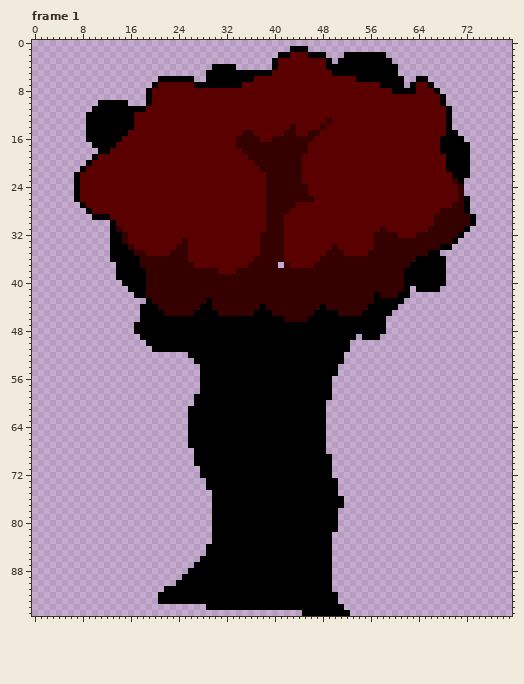
Edited in one commit: pixel-art file (Art/Hell/Events/Tree.aseprite). The first picture shows the starting point.
80x96 pixels, 1 frame. Shown: frame 1. The commit also changed other frames, which this record leaves out.
After the commit:
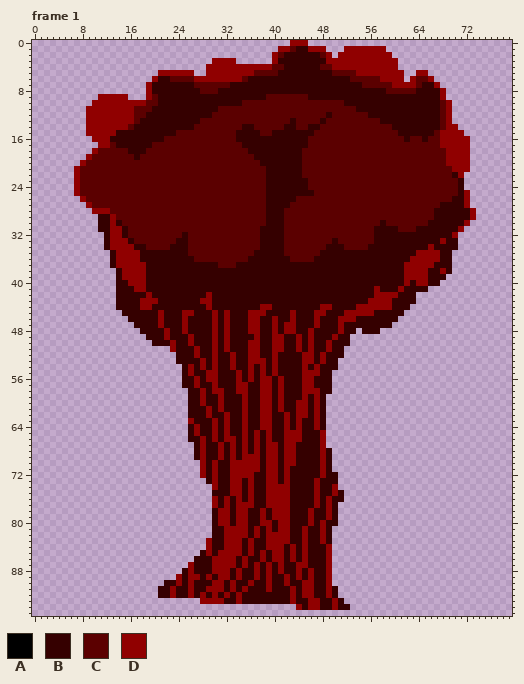
Palette (. is transparent): A #000000  B #350000  C #5b0000  D #900000
Difference:
Changed rows in their new state; - is an unchanged pixel.
Frame 1:
first column x 7:
 0 ------------------------------------DDD----------------------------
 1 ----------------------------------DDCBBDDD---DDDDDDD---------------
 2 ---------------------------------DCBBBBBBCD-DDDDDDDDD--------------
 3 -----------------------DDDD------DBBBBBBBBDDDDDDDDDDDD-------------
 4 ----------------------DDDDDDDDDDDC-BBBBBB-CDDDDDDDDDDD-------------
 5 --------------DDDDDD--DDDDDDDDCCC-BBBBBBBBBCCCCDDDDDDDD--DD--------
 6 -------------DBBCCCCDDDDDDDDCBBBBBBBBBBBBBBBBB-CCCCDDDD-DCCD-------
 7 ------------DBBBBBBBCCCCCCBBBBBBBBBBBBBBBBBBBBBB---CCDDDD-BBD------
 8 ------------DBBBBBBBB---BBBBBBBBBBBBBBBBBBBBBBBBBBBB-CCCCBBBBD-----
 9 ----DDDDD---D-BBBBBBBBBBBBBBBBBB-------BBBBBBBBBBBBBBBBBBBBBBD-----
10 ---DDDDDDDDDC-BBBBBBBBBBBBBB-----------------BBBBBBBBBBBBBBBBCD----
11 --DDDDDDDDCC-BBBBBBBBBBB-----------------------BBBBBBBBBBBBBB-D----
12 --DDDDDDDD--BBBBBBBBBBB-------------------B------BBBBBBBBBBBB-D----
13 --DDDDDDDD-BBBBBBBBBB---------------B----BC--------BBBBBBBBBB-D----
14 --DDDDDDDCBBBBBBBBBB--------BB-----B---BBC-----------BBBBBBBB-DD---
15 --DDDDDBBBBBBBBBB----------B--B--BB--BB-C-------------BBBBBB-DDDD--
16 --.DDDBBBBBBBBB----------------BB------C---------------B--B--DDDDD-
17 ---.DDCBBBBBB--------------C---------------------------------DDDDD-
18 ---DCC---BBB----------------C---------C----------------------CDDDD-
19 --DC------B------------------C--------------------------------DDDD-
20 -DC---------------------------C-------------------------------DDDD-
21 DC-----------------------------C------------------------------CDDD-
22 D--------------------------------------------------------------BD.-
23 D-------------------------------------B------------------------CB--
24 D------------------------------------------------------------------
25 D--------------------------------------B-------------------------D-
26 .D-----------------------------------CCC-----------------------B-D-
27 -.D---------------------------------C------------------------BB--D-
28 --.DDD-----------------------------C------------------------B----BD
29 ---.BBD-----------------------------------------------------------D
30 ----BBDB-------------------------------------------B-------B-----D.
31 ----BBDDB----------------------B------------------B-BB---BB-----D.-
32 -----BDD----------B-----------------------------------BBB------D.--
33 -----BDDDB-------B-------------------------B-----------------D-B---
34 -----BDDDDBB----B-------------------------B-B----B---------D-BBB---
35 ------BDDDD-BBBB--------------B----------B---BBBB--------DDDDBB----
36 ------BDDDD--------B---------B-----B----B---------------DDDDDBB----
37 ------BDDDDD--------BBBB---BB-----B-BBBB---------------DDDDDBBB----
38 -------BDDDD------------BBB----------------------------DDDDBBDB----
39 -------BDDDD-------------------------------------------DDDDBBB-----
40 -------BBDDD-------------------------------------------DBDDBB.-----
41 -------BBBDD--------------------------------------D---DBBBB..------
42 -------BBBBBD---------D---------------------------DDDDBBB----------
43 -------BBBBDDD-------DD--------------------------DDDDBBBB----------
44 -------BBBBDDB-------BD--------DD--------DD----DDDDDDBBB-----------
45 --------BBBBBBD---DDBBBD-D---DDDB---D---DDBB-DDDDDBBBBB------------
46 ---------BBBBBDBBBDBBBBDBDBBBDDBBDB-D--BDBBBDDDBBBBBBB-------------
47 ----------BBBBDBBBDBBBBDBDBBBDDBBDBDDBBBDBBBDBBBBBBBB--------------
48 ----------.BBBBDBBDBBBBDBDBBBDDBBDBDDBBDBBBBDBB.BBB.---------------
49 -----------.BBBDBBBDBBBDBDBBBBDBBDDBBDBDBBBDBB.-...----------------
50 ------------.BBBDBBDBBBDBDBBBDDBBDDBBDBDBBDBBB---------------------
51 -------------...DBBBDBBDBDBBBDDBBDDBBDBDBBDBB.---------------------
52 -----------------BBBDBBDBBDBBDDBBDBBBBDDBDBBB----------------------
53 -----------------BBBBDBDBBDBBDDDBDBBBBDDBDBB.----------------------
54 ------------------BDBDBDBBDBBDBDBDBBBBDBDBBB-----------------------
55 ------------------BDBBDDBBBDBDBDBDBBBBDDDBB.-----------------------
56 ------------------BBDBDDBBBDBDBDDBDBBBDDBBB------------------------
57 ------------------BBDBBDBBBDDBBDDBDBBBDDBBB------------------------
58 -------------------BBDBDDBBDDBBDDBDBBBDDDBB------------------------
59 -------------------BBDBBDBBBDBBDDBDBBBDBDB.------------------------
60 -------------------BBDBBDBBBDBBDDBDBBDDBDB-------------------------
61 -------------------BBBDBDBBBDBBDDBDBBDDBDB-------------------------
62 -------------------BBBDBBDBBDBBDDBBDBDDBDB-------------------------
63 -------------------DBBBDBDBBDBBDDBBDBDBBDB-------------------------
64 -------------------BDBBDBDBBDBBDDBBDBDBBDB-------------------------
65 -------------------BDBBDBDBBDBDBDBBDDDBBBD-------------------------
66 -------------------BBDBDBDDBDBDBDBBDDDBBBD-------------------------
67 -------------------.BDBBDBDBDBDBDDBDDBBBBD-------------------------
68 --------------------BDBBDBDBDBDBDDBDDBBBBDB------------------------
69 --------------------BDBBDBDBDDDBDDBDDBBBBDB------------------------
70 --------------------.DBDBBDDDDDBDDBDDBBBBDB------------------------
71 ---------------------DBDBBDDDDDBDDBDBBBBBDB------------------------
72 ---------------------DBDBBDDDDBBDDBDBBBBBDBB-----------------------
73 ----------------------BDBBDDBDBBDDBDBBBBDBBB-----------------------
74 ----------------------.DBBDDBDBBDDDDBBBBDBBD-----------------------
75 -----------------------BBBDDBDBBDDDDBBBBDBBDB----------------------
76 -----------------------DBDBDBDBBDDDDBBBBDBDBB----------------------
77 -----------------------DBDBDDDBBDDDDBBBBDBDB.----------------------
78 -----------------------BDDBDDBBDBDDDBBBDBBDB-----------------------
79 -----------------------BDDBDDBBDBDDDBBBDBBDB-----------------------
80 -----------------------BDDBDDBBDDBDDBBBDBDBB-----------------------
81 -----------------------BBDDDDBDBDBDDBBDBBDB.-----------------------
82 -----------------------BBDDDDBDBDDDDBBDBBDB------------------------
83 ----------------------DBBDDDBDBBDDDDBBDBBDB------------------------
84 ----------------------DBBDDDBDBBDDDBDBDBBBD------------------------
85 ---------------------BDBDDDDBDBDBDDBDBDBBBD------------------------
86 --------------------BBBDDDDBDBBDBDDBDBDBBBD------------------------
87 -------------------DBBBDDDDBDBDBDBDBBDDBBBD------------------------
88 ------------------BDBBBDDDBDBBDBDBDBBDBDBBD------------------------
89 -----------------DBDDBDBDDBDBBDBDBBDBDBDBBD------------------------
90 ---------------BBDBDBBBDDBDBBDBBDBBDBBDDBBD------------------------
91 --------------BBDBBDBBDDDBDBDBBBDBBBDBDDBBDB-----------------------
92 --------------BBDBBDBDBDBDBDBBBBBBBBDBDDBBDB-----------------------
93 --------------.......DDDDBBDBBBBBBBBDBBDDBBDB----------------------
94 ----------------------...............DBDDBBDBB---------------------
95 --------------------------------------........---------------------
Boxes around the changes in both pictures, in picture pixels (x1, y1, x2, y2):
changed: (74, 40, 476, 616)
